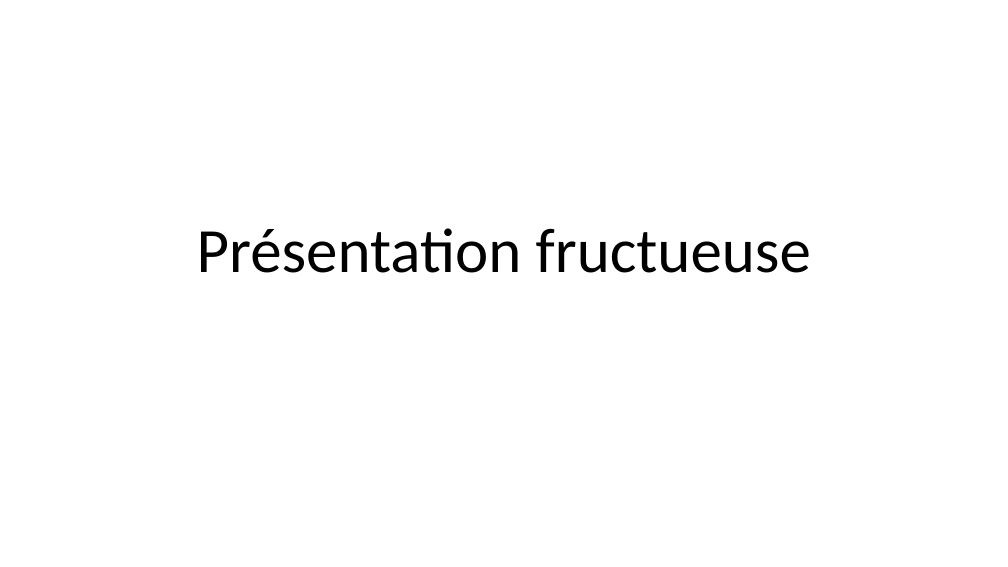
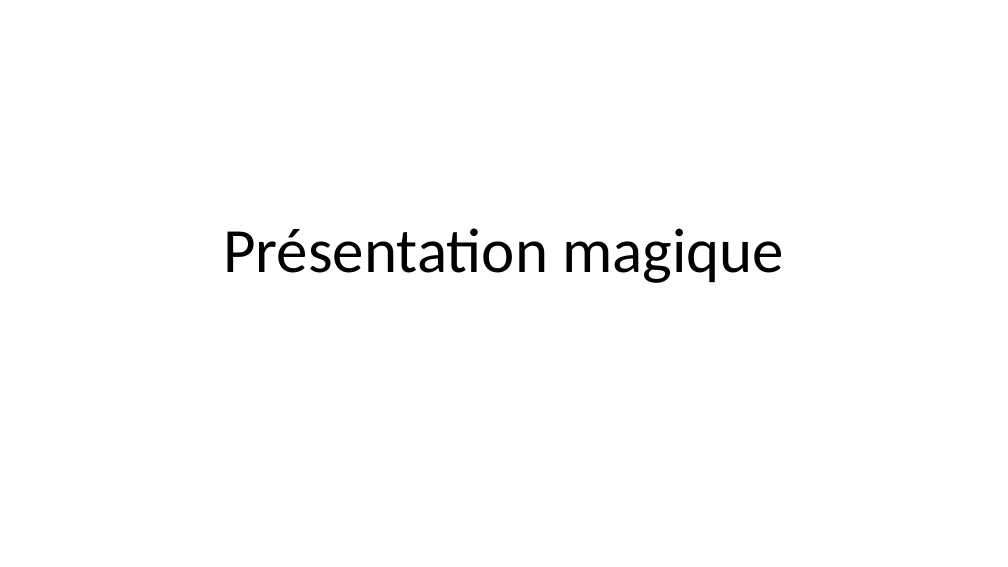
Before and after one commit to jonathanMelly/tmsp, a slide deck: slide 1 of defense.pptx. Drawn at 1008x567 pixels with LibreOffice and Linux fonts; fonts in the diff are those of the drawing. Boxes give left, top, right and bottom in pixels: in the first picture for what was removed or moved away, otherwise in the second. Text is boxed around its words. In the diff, an @@ line names an element or a change of style, - is before the commit and + after.

Commit message:
version magique

```diff
--- a/defense.pptx
+++ b/defense.pptx
@@ title at (x1=223, y1=228, x2=784, y2=283): text changed @@
-Présentation fructueuse
+Présentation magique
```
